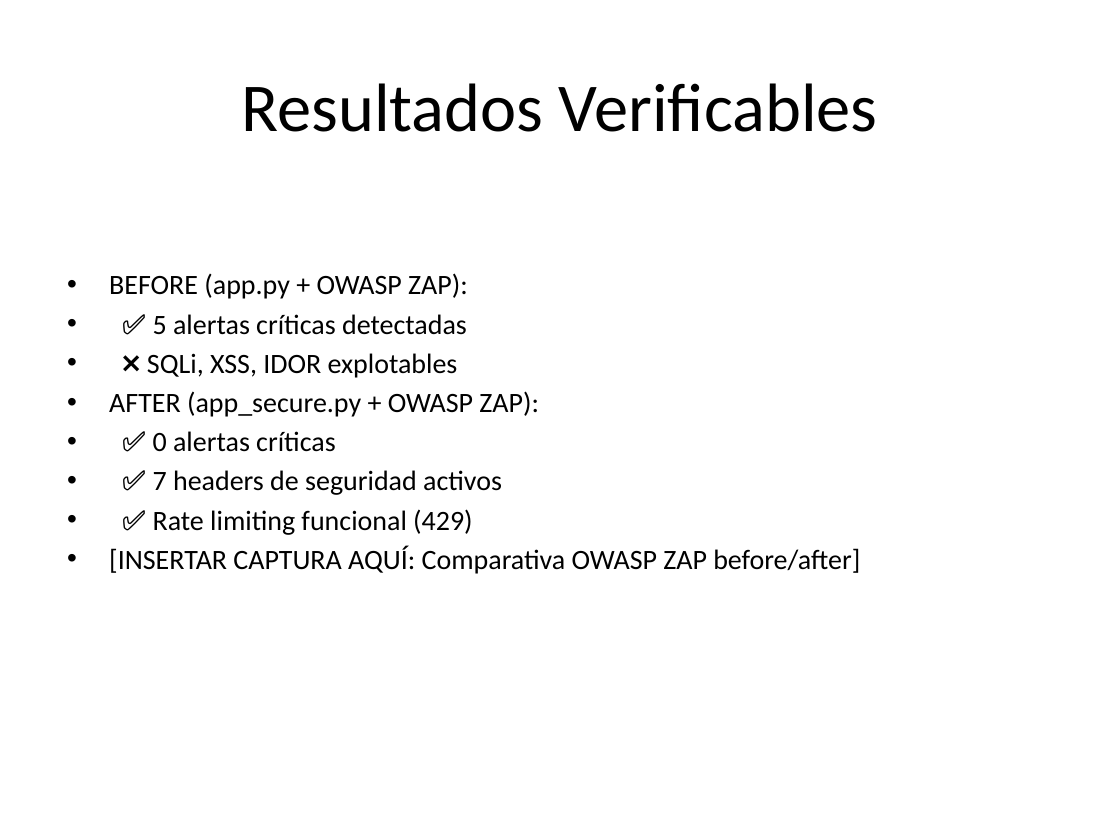
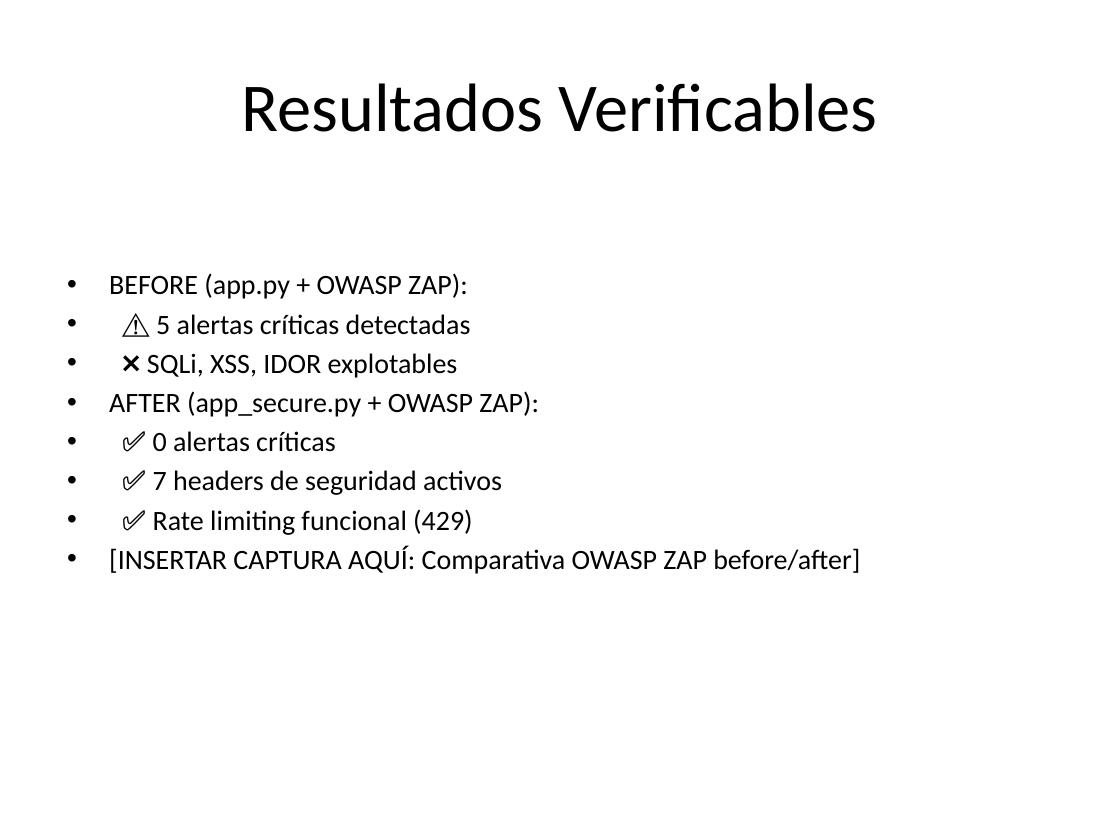
Before and after one commit to Parsival777/PROYECTO-FINAL-CB, a slide deck: slide 5 of entregables/presentacion_ejecutiva.pptx. Drawn at 1120x840 pixels with LibreOffice and Linux fonts; fonts in the diff are those of the drawing. Boxes give left, top, right and bottom in pixels: in the first picture for what was removed or moved away, otherwise in the second. Text is boxed around its words. In the diff, an @@ line names an element or a change of style, - is before the commit and + after.

```diff
--- a/entregables/presentacion_ejecutiva.pptx
+++ b/entregables/presentacion_ejecutiva.pptx
@@ text at (156, 314, 471, 335): text changed @@
-• ✅ 5 alertas críticas detectadas
+• ⚠️ 5 alertas críticas detectadas
```
Also in this commit, not shown: 1 other slide changed, 1 other file.
